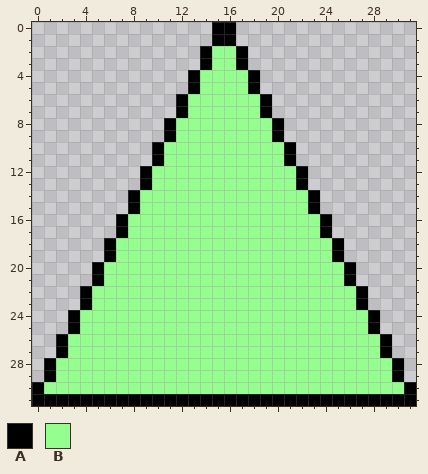
Edited in one commit: pixel-art file (Development Limbo/Assets/Art/MenuAndUi/triangle.aseprite). This is how it looked before the edit.
32x32 pixels, 1 frame.
Palette (. is transparent): A #000000  B #94ff8f
Pixels before, first column x 0:
 0 ...............AA...............
 1 ...............AA...............
 2 ..............ABBA..............
 3 ..............ABBA..............
 4 .............ABBBBA.............
 5 .............ABBBBA.............
 6 ............ABBBBBBA............
 7 ............ABBBBBBA............
 8 ...........ABBBBBBBBA...........
 9 ...........ABBBBBBBBA...........
10 ..........ABBBBBBBBBBA..........
11 ..........ABBBBBBBBBBA..........
12 .........ABBBBBBBBBBBBA.........
13 .........ABBBBBBBBBBBBA.........
14 ........ABBBBBBBBBBBBBBA........
15 ........ABBBBBBBBBBBBBBA........
16 .......ABBBBBBBBBBBBBBBBA.......
17 .......ABBBBBBBBBBBBBBBBA.......
18 ......ABBBBBBBBBBBBBBBBBBA......
19 ......ABBBBBBBBBBBBBBBBBBA......
20 .....ABBBBBBBBBBBBBBBBBBBBA.....
21 .....ABBBBBBBBBBBBBBBBBBBBA.....
22 ....ABBBBBBBBBBBBBBBBBBBBBBA....
23 ....ABBBBBBBBBBBBBBBBBBBBBBA....
24 ...ABBBBBBBBBBBBBBBBBBBBBBBBA...
25 ...ABBBBBBBBBBBBBBBBBBBBBBBBA...
26 ..ABBBBBBBBBBBBBBBBBBBBBBBBBBA..
27 ..ABBBBBBBBBBBBBBBBBBBBBBBBBBA..
28 .ABBBBBBBBBBBBBBBBBBBBBBBBBBBBA.
29 .ABBBBBBBBBBBBBBBBBBBBBBBBBBBBA.
30 ABBBBBBBBBBBBBBBBBBBBBBBBBBBBBBA
31 AAAAAAAAAAAAAAAAAAAAAAAAAAAAAAAA
The same view after the edit:
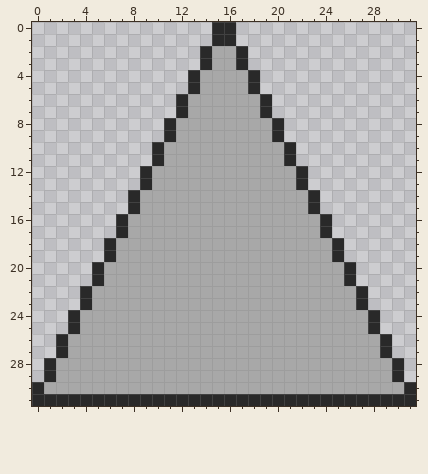
What changed:
colour A: #000000 -> #292929
colour B: #94ff8f -> #a8a8a8
Boxes around the changes in both pictures, in picture pixels (x1, y1, x2, y2):
changed: (32, 22, 416, 406)
